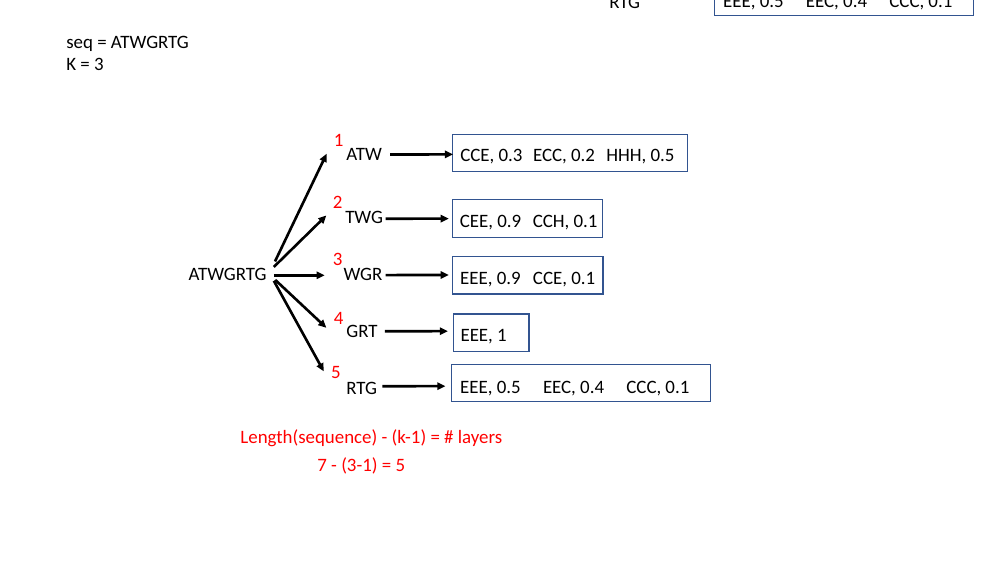
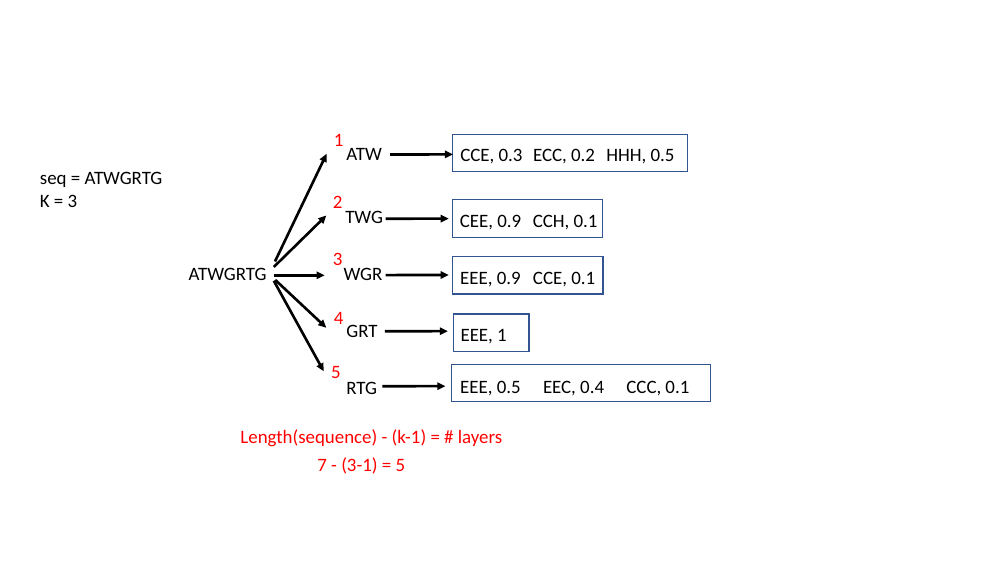
Before and after one commit to Dreycey/DebruijnExtend, a slide deck: slide 3 of figures/DebExtended.pptx (slide 1 before the commit). Drawn at 1008x567 pixels with LibreOffice and Linux fonts; fonts in the diff are those of the drawing. Boxes give left, top, right and bottom in pixels: in the first picture for what was removed or moved away, otherwise in the second. Text is boxed around its words. In the diff, an @@ line names an element or a change of style, - is before the commit and + after.

```diff
--- a/figures/DebExtended.pptx
+++ b/figures/DebExtended.pptx
@@ text removed at [609,0,640,8] @@
-RTG
@@ rectangle removed at [715,0,974,16] @@
@@ text removed at [723,0,784,10] @@
-EEE, 0.5
@@ text removed at [806,0,867,9] @@
-EEC, 0.4
@@ text removed at [889,0,952,10] @@
-CCC, 0.1
@@ text "seq = ATWGRTG": place and size @@
-text "seq = ATWGRTG" at [66,35,189,70]
+text "seq = ATWGRTG" at [40,171,163,207]
```
Also in this commit, not shown: 10 other slides changed, 11 slides added, 1 slide removed.
